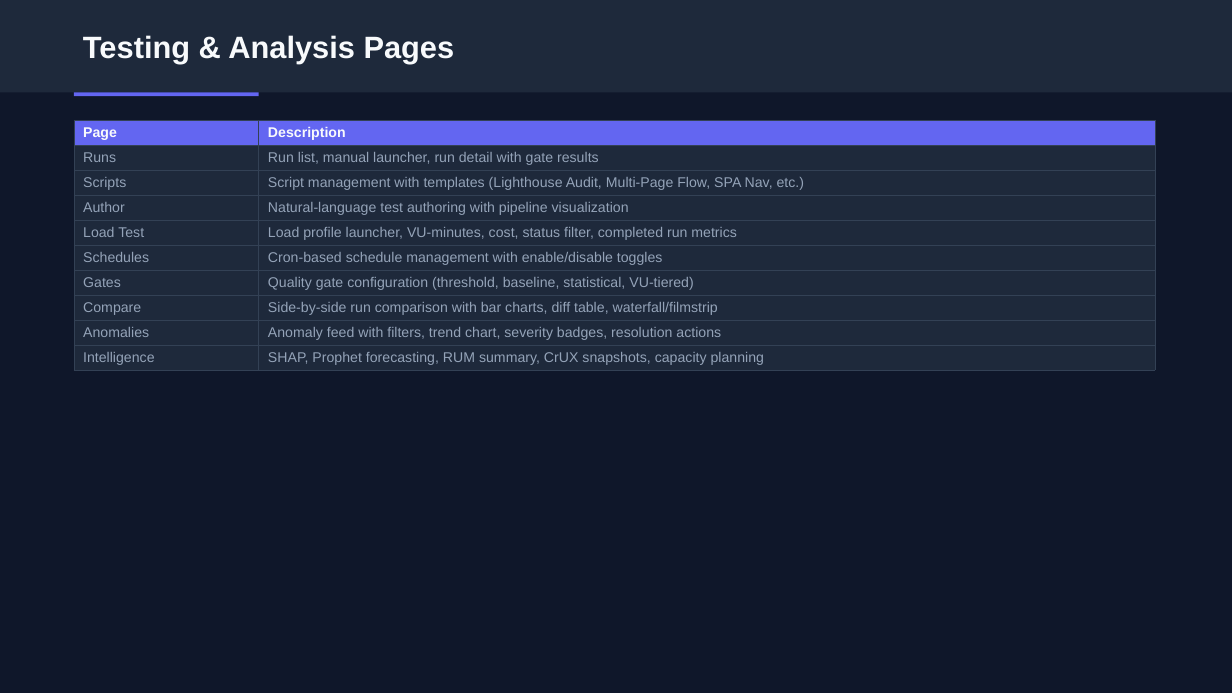
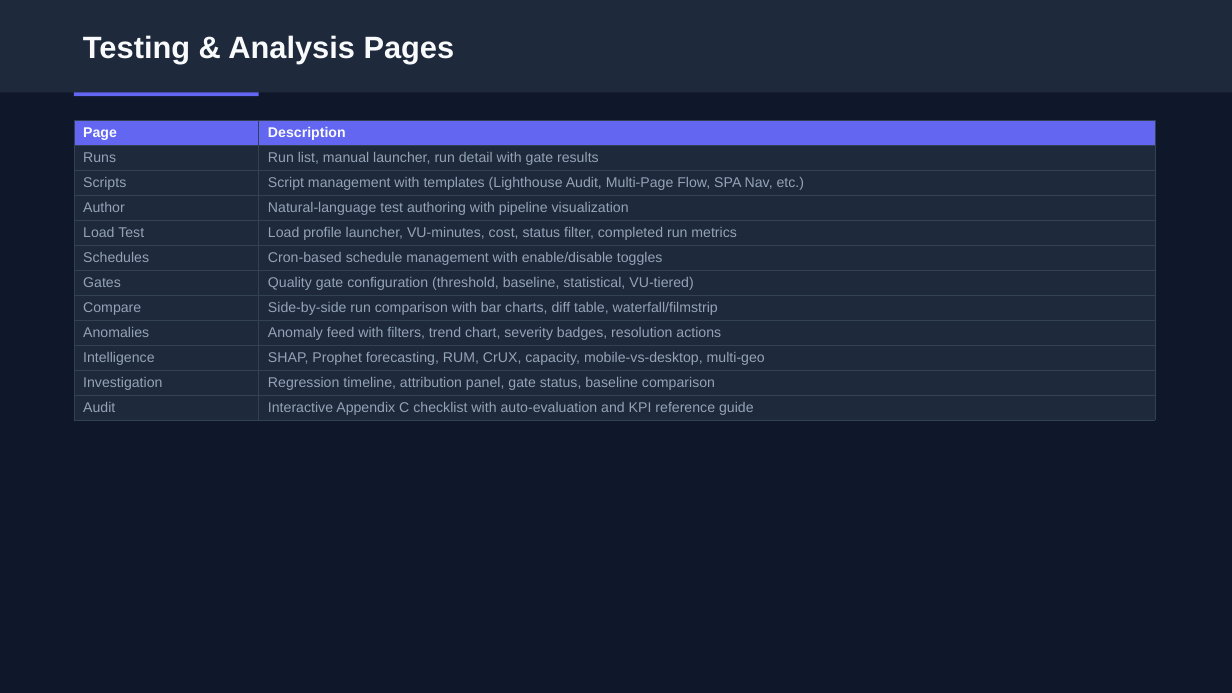
Before and after one commit to jj-shen99/uxperf, a slide deck: slide 22 of docs/UI_Performance_Framework_Presentation.pptx. Drawn at 1232x693 pixels with LibreOffice and Linux fonts; fonts in the diff are those of the drawing. Boxes give left, top, right and bottom in pixels: in the first picture for what was removed or moved away, otherwise in the second. Text is boxed around its words. In the diff, an @@ line names an element or a change of style, - is before the commit and + after.

```diff
--- a/docs/UI_Performance_Framework_Presentation.pptx
+++ b/docs/UI_Performance_Framework_Presentation.pptx
@@ table at [74,120,1155,419] @@
-row 10: Intelligence | SHAP, Prophet forecasting, RUM summary, CrUX snapshots, capacity planning
+row 10: Intelligence | SHAP, Prophet forecasting, RUM, CrUX, capacity, mobile-vs-desktop, multi-geo
+row 11: Investigation | Regression timeline, attribution panel, gate status, baseline comparison
+row 12: Audit | Interactive Appendix C checklist with auto-evaluation and KPI reference guide
```
Also in this commit, not shown: 8 other slides changed, 14 other files.
